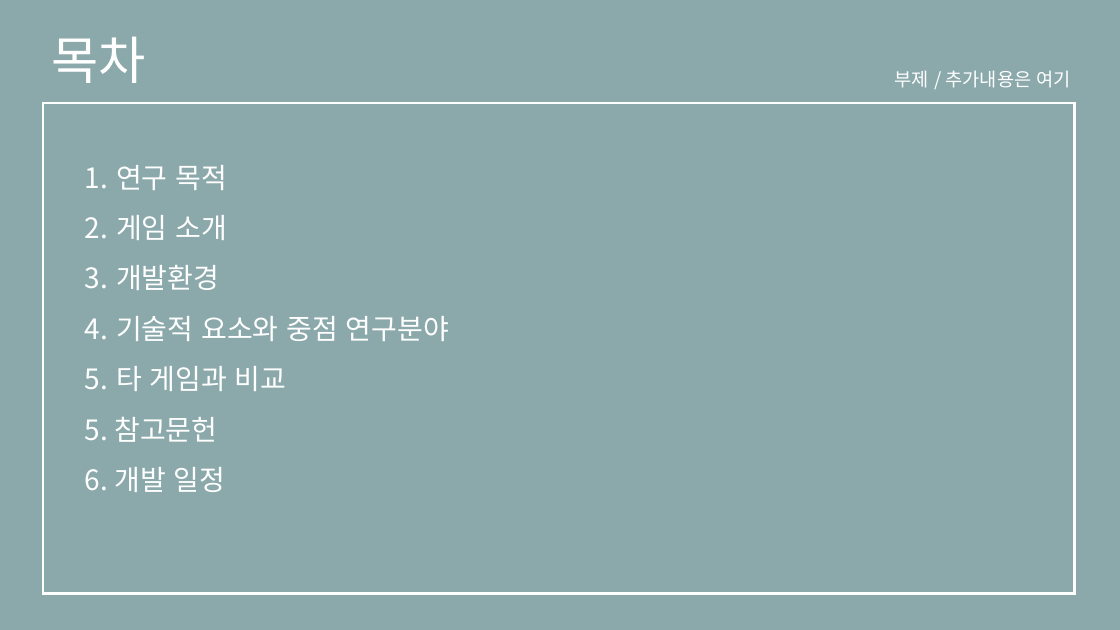
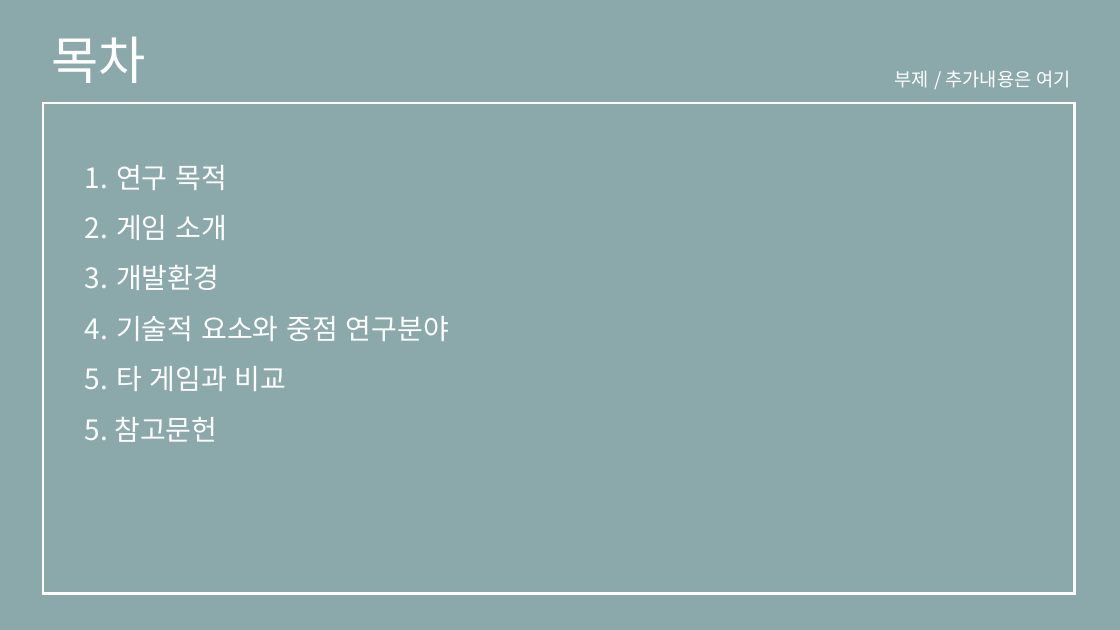
Before and after one commit to eunjiyun/Graduation_Work, a slide deck: slide 2 of Game_Design/2019184003 김 선아 장르 제안서.pptx. Drawn at 1120x630 pixels with LibreOffice and Linux fonts; fonts in the diff are those of the drawing. Boxes give left, top, right and bottom in pixels: in the first picture for what was removed or moved away, otherwise in the second. Text is boxed around its words. In the diff, an @@ line names an element or a change of style, - is before the commit and + after.

```diff
--- a/Game_Design/2019184003 김 선아 장르 제안서.pptx
+++ b/Game_Design/2019184003 김 선아 장르 제안서.pptx
@@ text at (85, 467, 226, 492): paragraph removed @@
-6. 개발 일정
```
Also in this commit, not shown: 8 other slides changed, 1 slide added, 2 slides removed.
